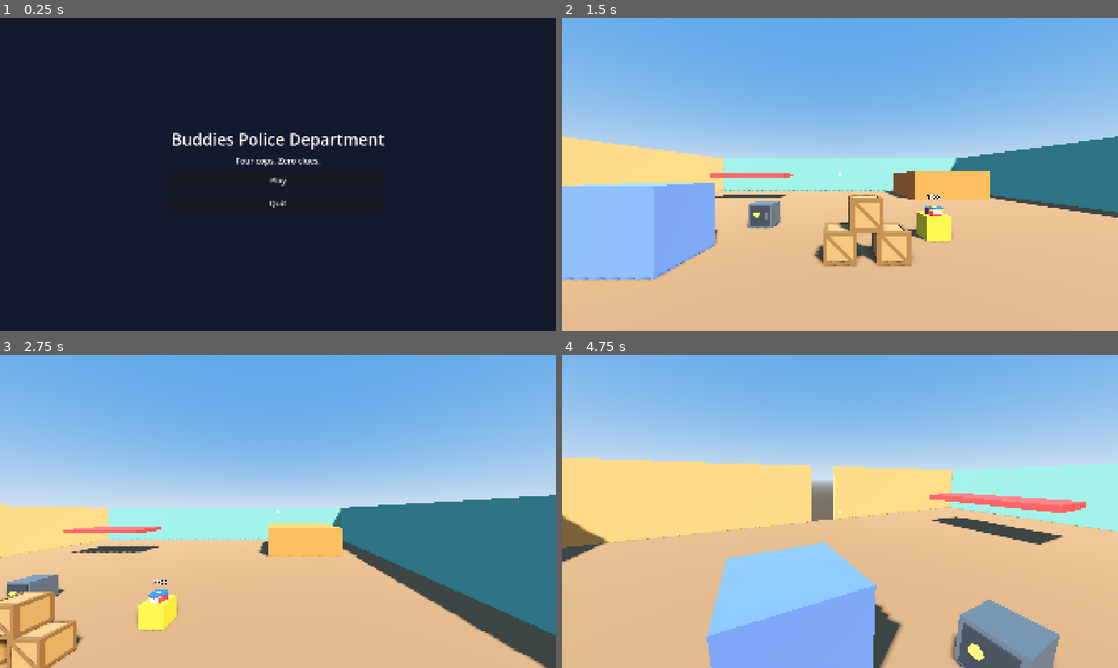
Above: before the commit, frames 1-4 (two rows, left to right).
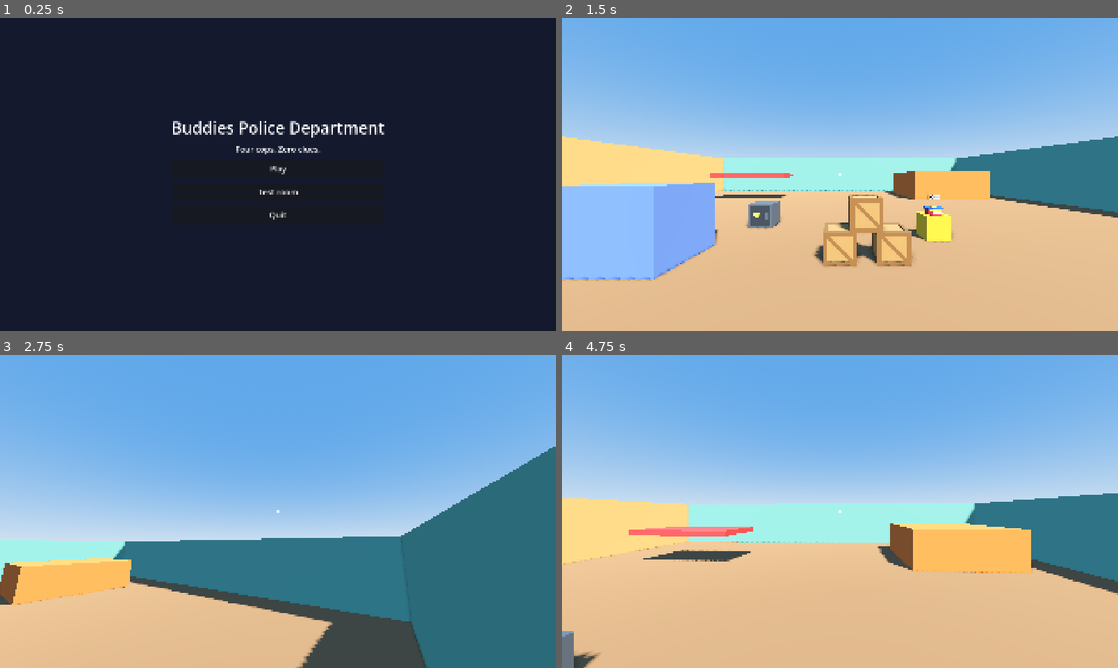
Above: after the commit, the same moments.

Repository: cristiangelini/BPD
Game: Godot game, scene res://scenes/ui/main_menu.tscn
The game is run twice, just before and just after one commit, with the same random seed, the same clock (stepped at 60 frames per second) and the same inputs.
Inputs (mouse positions are in pixels of both pictures, inside the frame that each line leads up to):
- Up to frame 1 (0.25 s): no input
- Up to frame 2 (1.5 s): click (840, 193) at 0.5 s, where only the run after the commit has a clickable "Test room"; click (840, 180) at 1.25 s, where only the run before the commit has a clickable "Play"
- Up to frame 3 (2.75 s): tap Enter at 2 s; move the mouse to (400, 495) at 2.02 s; hold D (move_right) from 2.03 s (still down); hold Shift (run) from 2.03 s (still down); click (400, 495) at 2.17 s; tap Space (jump) at 2.27 s; tap E (use) at 2.3 s
- Up to frame 4 (4.75 s): move the mouse to (812, 511) at 2.77 s; release D (move_right) at 2.78 s; release Shift (run) at 2.78 s; hold W (move_forward) from 2.78 s (still down); tap E (use) at 2.85, 3.8 s; tap Space (jump) at 3.02, 4.52 s; tap Shift (run) at 3.05, 4.55 s; move the mouse to (851, 505) at 3.52 s; hold Ctrl (crouch) 3.53-4.28 s; move the mouse to (834, 517) at 4.27 s; tap F (flashlight) at 4.35 s; click (834, 517) at 4.42 s

The runs differ from the first frame. In frame 1, 2.2% of the frame differs, in the area x 31-70%, y 32-65%; in frame 2, less than 0.1%; in frame 3, 49%; in frame 4, 57%, in the area x 0-100%, y 19-100%.

Commit message:
Add grandpa's house with seeded hiding spots
Co-Authored-By: Claude Opus 5.5 (1M context) <noreply@anthropic.com>
Claude-Session: https://claude.ai/code/session_01UXwRy4nCUmp8Zcg5tBLZhH

Diff:
--- /dev/null
+++ b/scenes/levels/grandpa_house.tscn
@@ -0,0 +1,47 @@
+[gd_scene load_steps=6 format=3]
+
+[ext_resource type="Script" path="res://scripts/levels/grandpa_house.gd" id="1"]
+[ext_resource type="PackedScene" path="res://scenes/player/cop.tscn" id="2"]
+
+[sub_resource type="ProceduralSkyMaterial" id="SkyMat"]
+sky_top_color = Color(0.32, 0.56, 0.9, 1)
+sky_horizon_color = Color(0.75, 0.85, 0.95, 1)
+ground_horizon_color = Color(0.75, 0.85, 0.95, 1)
+ground_bottom_color = Color(0.4, 0.37, 0.33, 1)
+
+[sub_resource type="Sky" id="Sky"]
+sky_material = SubResource("SkyMat")
+
+[sub_resource type="Environment" id="Env"]
+background_mode = 2
+sky = SubResource("Sky")
+ambient_light_source = 3
+ambient_light_sky_contribution = 0.6
+ambient_light_energy = 0.45
+tonemap_mode = 2
+tonemap_exposure = 0.85
+ssao_enabled = true
+ssao_radius = 1.2
+ssao_intensity = 1.6
+adjustments_enabled = true
+adjustments_saturation = 1.2
+
+[node name="GrandpaHouse" type="Node3D"]
+script = ExtResource("1")
+
+[node name="Environment" type="WorldEnvironment" parent="."]
+environment = SubResource("Env")
+
+[node name="Sun" type="DirectionalLight3D" parent="."]
+transform = Transform3D(0.866, -0.354, 0.354, 0, 0.707, 0.707, -0.5, -0.612, 0.612, 0, 8, 0)
+light_color = Color(1, 0.93, 0.82, 1)
+light_energy = 1.2
+shadow_enabled = true
+shadow_blur = 1.5
+
+[node name="Built" type="Node3D" parent="."]
+
+[node name="Evidence" type="Node3D" parent="."]
+
+[node name="Cop" parent="." instance=ExtResource("2")]
+transform = Transform3D(1, 0, 0, 0, 1, 0, 0, 0, 1, 0, 0.1, 9)
--- a/scenes/props/cookie_tin.tscn
+++ b/scenes/props/cookie_tin.tscn
@@ -22,7 +22,6 @@
 [node name="ValueLabel" type="Label3D" parent="."]
 transform = Transform3D(1, 0, 0, 0, 1, 0, 0, 0, 1, 0, 0.3, 0)
 billboard = 1
-no_depth_test = true
 pixel_size = 0.004
 outline_size = 8
 text = "1000"
--- a/scenes/ui/main_menu.tscn
+++ b/scenes/ui/main_menu.tscn
@@ -28,9 +28,9 @@
 anchor_right = 0.5
 anchor_bottom = 0.5
 offset_left = -300.0
-offset_top = -160.0
+offset_top = -200.0
 offset_right = 300.0
-offset_bottom = 160.0
+offset_bottom = 200.0
 grow_horizontal = 2
 grow_vertical = 2
 theme_override_constants/separation = 16
@@ -54,6 +54,13 @@
 theme_override_font_sizes/font_size = 28
 text = "MENU_PLAY"
 
+[node name="TestRoomButton" type="Button" parent="Box"]
+unique_name_in_owner = true
+custom_minimum_size = Vector2(0, 64)
+layout_mode = 2
+theme_override_font_sizes/font_size = 28
+text = "MENU_TEST_ROOM"
+
 [node name="QuitButton" type="Button" parent="Box"]
 unique_name_in_owner = true
 custom_minimum_size = Vector2(0, 64)
--- /dev/null
+++ b/scripts/case/hiding_draw.gd
@@ -0,0 +1,32 @@
+class_name HidingDraw
+extends RefCounted
+
+## Seeded draw of where each evidence hides and which pot keeps the door key
+## (docs/diseno/allanamiento.md, "La evidencia"; decision 19). The same seed gives the same draw on every player.
+
+
+## spot_fits_heavy[i]: hiding spot i can hold a heavy item. item_heavy[j]: item j is heavy.
+## Returns {"spots": one distinct spot index per item, "key_pot": a pot index}.
+static func draw(case_seed: int, spot_fits_heavy: Array, item_heavy: Array, pot_count: int) -> Dictionary:
+	var rng := RandomNumberGenerator.new()
+	rng.seed = case_seed
+	var order: Array = range(spot_fits_heavy.size())
+	for i in range(order.size() - 1, 0, -1):
+		var j := rng.randi_range(0, i)
+		var swap: int = order[i]
+		order[i] = order[j]
+		order[j] = swap
+	var spots := []
+	spots.resize(item_heavy.size())
+	var taken := {}
+	# Heavy items pick first, so they never run out of spots that fit them.
+	for heavy_pass: bool in [true, false]:
+		for j in item_heavy.size():
+			if item_heavy[j] != heavy_pass:
+				continue
+			for s: int in order:
+				if not taken.has(s) and (spot_fits_heavy[s] or not heavy_pass):
+					taken[s] = true
+					spots[j] = s
+					break
+	return {"spots": spots, "key_pot": rng.randi_range(0, pot_count - 1)}
--- a/scripts/core/game_scale.gd
+++ b/scripts/core/game_scale.gd
@@ -26,6 +26,13 @@
 # A fall higher than this knocks the cop out (meters)
 const KNOCKOUT_FALL := 4.0
 
+# Buildings (meters)
+const DOOR_WIDTH := 1.2
+const DOOR_HEIGHT := 2.1
+const FLOOR_HEIGHT := 2.7
+const STEP_HEIGHT := 0.18
+const STAIR_WIDTH := 1.0
+
 # Camera
 const FOV := 80.0
 const FOV_MIN := 70.0
--- /dev/null
+++ b/scripts/levels/grandpa_house.gd
@@ -0,0 +1,275 @@
+class_name GrandpaHouse
+extends Node3D
+
+## Case 1.1 "La casa del abuelo" (docs/diseno/allanamiento.md): a two floor house of 12 x 10 m with 8 rooms.
+## Downstairs: entrada (the hall), living, cocina, comedor and baño. Upstairs: two dormitorios and the altillo.
+## It is built from the data below when the scene loads, and the evidence goes to hiding spots drawn with the case seed.
+
+const WALL := 0.15
+const SLAB := 0.2
+const HALF_X := 6.0
+const HALF_Z := 5.0
+## The stairs climb north along the east side of the hall, from z = 0 to z = -3.75.
+const STAIR_X := 1.0
+const STAIR_RUN := 3.75
+## The upstairs hole over the stairs is wider than them, so a cop's head doesn't hit its edge.
+const HOLE_WEST := 0.2
+
+const FLOOR_WOOD := Color(0.66, 0.44, 0.28)
+const GRASS := Color(0.45, 0.72, 0.3)
+const OUTSIDE := Color(1.0, 0.84, 0.55)
+const INSIDE_DOWN := Color(0.62, 0.92, 0.84)
+const INSIDE_UP := Color(1.0, 0.74, 0.8)
+const ROOF := Color(0.86, 0.32, 0.26)
+const FURNITURE := Color(0.55, 0.36, 0.62)
+const WHITE := Color(0.92, 0.92, 0.88)
+const POT := Color(0.85, 0.45, 0.25)
+
+## [axis, fixed, from, to, level, door centers, color]. Axis "x" runs along x at z = fixed; "z" along z at x = fixed.
+const WALLS := [
+	["x", HALF_Z, -HALF_X, HALF_X, 0, [0.0], OUTSIDE],
+	["x", -HALF_Z, -HALF_X, HALF_X, 0, [], OUTSIDE],
+	["z", -HALF_X, -HALF_Z, HALF_Z, 0, [], OUTSIDE],
+	["z", HALF_X, -HALF_Z, HALF_Z, 0, [], OUTSIDE],
+	["z", -1.5, -HALF_Z, HALF_Z, 0, [2.5, -3.0], INSIDE_DOWN],
+	["z", 1.5, -HALF_Z, HALF_Z, 0, [3.0], INSIDE_DOWN],
+	["x", -1.0, -HALF_X, -1.5, 0, [], INSIDE_DOWN],
+	["x", 1.0, 1.5, HALF_X, 0, [4.0], INSIDE_DOWN],
+	["x", HALF_Z, -HALF_X, HALF_X, 1, [], OUTSIDE],
+	["x", -HALF_Z, -HALF_X, HALF_X, 1, [], OUTSIDE],
+	["z", -HALF_X, -HALF_Z, HALF_Z, 1, [], OUTSIDE],
+	["z", HALF_X, -HALF_Z, HALF_Z, 1, [], OUTSIDE],
+	["z", -1.5, -HALF_Z, HALF_Z, 1, [2.5, -2.0], INSIDE_UP],
+	["z", 1.5, -HALF_Z, HALF_Z, 1, [2.5], INSIDE_UP],
+	["x", 0.0, -HALF_X, -1.5, 1, [], INSIDE_UP],
+]
+
+## Ten hiding spots: where the evidence rests, and whether a heavy item (the 40 kg safe) fits there.
+const SPOTS := [
+	{"id": "under_sofa", "at": Vector3(-4.5, 0.0, 4.3), "heavy": false},
+	{"id": "behind_picture", "at": Vector3(-5.72, 1.025, 1.5), "heavy": false},
+	{"id": "in_oven", "at": Vector3(5.5, 0.05, -4.0), "heavy": false},
+	{"id": "in_cupboard", "at": Vector3(3.0, 1.025, -4.6), "heavy": false},
+	{"id": "under_table", "at": Vector3(3.8, 0.0, 3.0), "heavy": true},
+	{"id": "in_bathtub", "at": Vector3(-4.8, 0.05, -4.2), "heavy": true},
+	{"id": "under_stairs", "at": Vector3(1.0, 0.0, -3.3), "heavy": true},
+	{"id": "under_bed", "at": Vector3(-4.5, 2.7, 3.6), "heavy": false},
+	{"id": "in_attic", "at": Vector3(-4.6, 2.7, -3.6), "heavy": true},
+	{"id": "in_wardrobe", "at": Vector3(5.6, 2.75, -2.0), "heavy": true},
+]
+
+## The door key hides in one of these pots by the front door.
+const POTS := [Vector3(-2.5, 0.0, 5.8), Vector3(2.5, 0.0, 5.8), Vector3(4.5, 0.0, 6.6)]
+
+## Evidence placed this week: the main one (cookie tin) and the small safe. Album and figurine come later.
+const EVIDENCE := [
+	{"scene": preload("res://scenes/props/cookie_tin.tscn"), "heavy": false, "half_height": 0.085},
+	{"scene": preload("res://scenes/props/heavy_safe.tscn"), "heavy": true, "half_height": 0.3},
+]
+
+## 0 draws a new seed. Online, the host will send it to everyone.
+@export var case_seed := 0
+
+## Spot index of each placed evidence, in EVIDENCE order.
+var evidence_spots: Array = []
+var evidence: Array[Node3D] = []
+var key_pot := 0
+
+var _materials := {}
+@onready var _built: Node3D = $Built
+
+
+func _ready() -> void:
+	_build()
+	if case_seed == 0:
+		case_seed = randi() | 1
+	var spot_heavy := SPOTS.map(func(s: Dictionary) -> bool: return s.heavy)
+	var item_heavy := EVIDENCE.map(func(e: Dictionary) -> bool: return e.heavy)
+	var result := HidingDraw.draw(case_seed, spot_heavy, item_heavy, POTS.size())
+	evidence_spots = result.spots
+	key_pot = result.key_pot
+	for i in EVIDENCE.size():
+		var item: Node3D = EVIDENCE[i].scene.instantiate()
+		item.position = SPOTS[evidence_spots[i]].at + Vector3.UP * (EVIDENCE[i].half_height + 0.02)
+		$Evidence.add_child(item)
+		evidence.append(item)
+
+
+func _build() -> void:
+	var up := GameScale.FLOOR_HEIGHT
+	_box(Vector3(0, -0.1, 0), Vector3(40, 0.2, 40), GRASS)
+	_box(Vector3(0, 0.01, 0), Vector3(HALF_X * 2, 0.02, HALF_Z * 2), FLOOR_WOOD)
+	# Upstairs floor, with the hole over the stairs.
+	var hole_east := STAIR_X + GameScale.STAIR_WIDTH / 2
+	var hole_north := -STAIR_RUN
+	_slab(-HALF_X, HOLE_WEST, -HALF_Z, HALF_Z, up)
+	_slab(HOLE_WEST, HALF_X, 0.0, HALF_Z, up)
+	_slab(HOLE_WEST, HALF_X, -HALF_Z, hole_north, up)
+	_slab(hole_east, HALF_X, hole_north, 0.0, up)
+	_slab(-HALF_X, HALF_X, -HALF_Z, HALF_Z, up * 2)
+	# Gable roof, just for the look from outside.
+	var roof := PrismMesh.new()
+	roof.size = Vector3(HALF_X * 2 + 0.6, 2.2, HALF_Z * 2 + 0.6)
+	_mesh(roof, Vector3(0, up * 2 + 1.1, 0), ROOF)
+	for w: Array in WALLS:
+		_wall(w[0], w[1], w[2], w[3], w[4], w[5], w[6])
+	# Railing around the stair hole upstairs.
+	_box(Vector3(HOLE_WEST, up + 0.5, hole_north / 2), Vector3(0.08, 1.0, STAIR_RUN), WHITE)
+	_box(Vector3((HOLE_WEST + hole_east) / 2, up + 0.5, 0.0), Vector3(hole_east - HOLE_WEST, 1.0, 0.08), WHITE)
+	_stairs()
+	_furniture()
+	for p: Vector3 in POTS:
+		_box(p + Vector3(0, 0.2, 0), Vector3(0.4, 0.4, 0.4), POT)
+	_lights()
+
+
+## A ramp to walk on (a capsule can't climb 18 cm steps) under treads that are only for the look.
+func _stairs() -> void:
+	var rise := GameScale.FLOOR_HEIGHT
+	var steps := roundi(rise / GameScale.STEP_HEIGHT)
+	var depth := STAIR_RUN / steps
+	for i in steps:
+		var top := (i + 1) * GameScale.STEP_HEIGHT
+		_mesh_box(Vector3(STAIR_X, top - 0.03, -(i + 0.5) * depth), Vector3(GameScale.STAIR_WIDTH, 0.06, depth), WHITE)
+	var ramp := _body(Vector3(STAIR_X, rise / 2, -STAIR_RUN / 2))
+	ramp.rotation.x = atan2(rise, STAIR_RUN)
+	_shape(ramp, Vector3(GameScale.STAIR_WIDTH, 0.05, Vector2(STAIR_RUN, rise).length()))
+
+
+func _furniture() -> void:
+	var up := GameScale.FLOOR_HEIGHT
+	# Living: sofa on legs and a picture with a shelf behind it.
+	_legs(Vector3(-4.5, 0, 4.3), Vector2(2.2, 0.8), 0.3, FURNITURE)
+	_box(Vector3(-4.5, 0.45, 4.3), Vector3(2.2, 0.3, 0.8), FURNITURE)
+	_box(Vector3(-4.5, 0.85, 4.65), Vector3(2.2, 0.5, 0.15), FURNITURE)
+	_box(Vector3(-5.72, 1.0, 1.5), Vector3(0.4, 0.05, 0.6), FURNITURE)
+	_box(Vector3(-5.45, 1.35, 1.5), Vector3(0.05, 0.8, 0.9), Color(0.95, 0.75, 0.2))
+	# Cocina: oven open to the west, cupboard with a shelf and a counter.
+	_open_box(Vector3(5.5, 0, -4.0), Vector3(0.8, 0.9, 0.7), "-x", WHITE)
+	_open_box(Vector3(3.0, 0, -4.6), Vector3(1.2, 2.0, 0.6), "+z", FURNITURE)
+	_box(Vector3(3.0, 1.0, -4.6), Vector3(1.1, 0.05, 0.55), FURNITURE)
+	_box(Vector3(4.4, 0.45, -4.6), Vector3(1.2, 0.9, 0.6), WHITE)
+	# Comedor: table on legs.
+	_legs(Vector3(3.8, 0, 3.0), Vector2(2.0, 1.1), 0.72, FURNITURE)
+	_box(Vector3(3.8, 0.75, 3.0), Vector3(2.0, 0.06, 1.1), FURNITURE)
+	# Baño: bathtub and toilet.
+	_open_box(Vector3(-4.8, 0, -4.2), Vector3(1.7, 0.6, 0.8), "top", WHITE)
+	_box(Vector3(-2.3, 0.2, -4.5), Vector3(0.45, 0.4, 0.6), WHITE)
+	# Dormitorios: a bed in each, wardrobe in the east one.
+	_bed(Vector3(-4.5, up, 3.6))
+	_bed(Vector3(3.8, up, 3.4))
+	_open_box(Vector3(5.6, up, -2.0), Vector3(0.6, 2.0, 1.2), "-x", FURNITURE)
+	# Altillo: junk boxes.
+	_box(Vector3(-5.4, up + 0.3, -1.0), Vector3(0.8, 0.6, 0.8), Color(0.7, 0.55, 0.35))
+	_box(Vector3(-3.0, up + 0.4, -4.4), Vector3(1.0, 0.8, 0.8), Color(0.7, 0.55, 0.35))
+
+
+func _bed(foot_center: Vector3) -> void:
+	_legs(foot_center, Vector2(1.5, 2.1), 0.34, FURNITURE)
+	_box(foot_center + Vector3(0, 0.37, 0), Vector3(1.5, 0.06, 2.1), FURNITURE)
+	_box(foot_center + Vector3(0, 0.5, 0), Vector3(1.4, 0.2, 2.0), WHITE)
+	_box(foot_center + Vector3(0, 0.6, 1.05), Vector3(1.5, 1.2, 0.08), FURNITURE)
+
+
+func _lights() -> void:
+	var up := GameScale.FLOOR_HEIGHT
+	for at: Vector3 in [Vector3(0, 2.2, 2), Vector3(-3.7, 2.2, 2), Vector3(3.7, 2.2, -2), Vector3(3.7, 2.2, 3),
+			Vector3(-3.7, 2.2, -3), Vector3(-3.7, up + 2.2, 2.5), Vector3(-3.7, up + 2.2, -2.5), Vector3(3.7, up + 2.2, 0)]:
+		var light := OmniLight3D.new()
+		light.position = at
+		light.light_color = Color(1.0, 0.82, 0.6)
+		light.light_energy = 0.6
+		light.omni_range = 6.0
+		_built.add_child(light)
+
+
+func _wall(axis: String, fixed: float, from: float, to: float, level: int, doors: Array, color: Color) -> void:
+	var y0 := level * GameScale.FLOOR_HEIGHT
+	var height := GameScale.FLOOR_HEIGHT - SLAB
+	var start := from
+	for d: float in doors:
+		var a := d - GameScale.DOOR_WIDTH / 2
+		var b := d + GameScale.DOOR_WIDTH / 2
+		_wall_piece(axis, fixed, start, a, y0, height, color)
+		_wall_piece(axis, fixed, a, b, y0 + GameScale.DOOR_HEIGHT, height - GameScale.DOOR_HEIGHT, color)
+		start = b
+	_wall_piece(axis, fixed, start, to, y0, height, color)
+
+
+func _wall_piece(axis: String, fixed: float, a: float, b: float, y0: float, height: float, color: Color) -> void:
+	if b - a < 0.01 or height < 0.01:
+		return
+	var mid := (a + b) / 2
+	if axis == "x":
+		_box(Vector3(mid, y0 + height / 2, fixed), Vector3(b - a, height, WALL), color)
+	else:
+		_box(Vector3(fixed, y0 + height / 2, mid), Vector3(WALL, height, b - a), color)
+
+
+## A floor slab whose top is at y = top.
+func _slab(x0: float, x1: float, z0: float, z1: float, top: float) -> void:
+	_box(Vector3((x0 + x1) / 2, top - SLAB / 2, (z0 + z1) / 2), Vector3(x1 - x0, SLAB, z1 - z0), FLOOR_WOOD)
+
+
+## Four thin legs under a footprint, from the floor up to height.
+func _legs(center: Vector3, footprint: Vector2, height: float, color: Color) -> void:
+	for sx: float in [-1.0, 1.0]:
+		for sz: float in [-1.0, 1.0]:
+			var at := center + Vector3(sx * (footprint.x / 2 - 0.06), height / 2, sz * (footprint.y / 2 - 0.06))
+			_box(at, Vector3(0.08, height, 0.08), color)
+
+
+## A box open on one face ("top", "-x", "+x", "-z" or "+z"), standing on bottom_center.
+func _open_box(bottom_center: Vector3, size: Vector3, open: String, color: Color) -> void:
+	var t := 0.05
+	var center := bottom_center + Vector3(0, size.y / 2, 0)
+	var faces := {
+		"bottom": [Vector3(0, -size.y / 2 + t / 2, 0), Vector3(size.x, t, size.z)],
+		"top": [Vector3(0, size.y / 2 - t / 2, 0), Vector3(size.x, t, size.z)],
+		"-x": [Vector3(-size.x / 2 + t / 2, 0, 0), Vector3(t, size.y, size.z)],
+		"+x": [Vector3(size.x / 2 - t / 2, 0, 0), Vector3(t, size.y, size.z)],
+		"-z": [Vector3(0, 0, -size.z / 2 + t / 2), Vector3(size.x, size.y, t)],
+		"+z": [Vector3(0, 0, size.z / 2 - t / 2), Vector3(size.x, size.y, t)],
+	}
+	for face: String in faces:
+		if face != open:
+			_box(center + faces[face][0], faces[face][1], color)
+
+
+func _box(center: Vector3, size: Vector3, color: Color) -> void:
+	_shape(_body(center), size)
+	_mesh_box(center, size, color)
+
+
+func _body(at: Vector3) -> StaticBody3D:
+	var body := StaticBody3D.new()
+	body.position = at
+	_built.add_child(body)
+	return body
+
+
+func _shape(body: StaticBody3D, size: Vector3) -> void:
+	var shape := CollisionShape3D.new()
+	var box := BoxShape3D.new()
+	box.size = size
+	shape.shape = box
+	body.add_child(shape)
+
+
+func _mesh_box(center: Vector3, size: Vector3, color: Color) -> void:
+	var box := BoxMesh.new()
+	box.size = size
+	_mesh(box, center, color)
+
+
+func _mesh(mesh: Mesh, at: Vector3, color: Color) -> void:
+	if not _materials.has(color):
+		var material := StandardMaterial3D.new()
+		material.albedo_color = color
+		material.roughness = 0.9
+		_materials[color] = material
+	var instance := MeshInstance3D.new()
+	instance.mesh = mesh
+	instance.material_override = _materials[color]
+	instance.position = at
+	_built.add_child(instance)
--- a/scripts/ui/main_menu.gd
+++ b/scripts/ui/main_menu.gd
@@ -3,15 +3,18 @@
 
 ## Placeholder main menu. Every visible text goes through tr() keys in translations/texts.csv.
 
-const PLAY_SCENE := "res://scenes/levels/grey_room.tscn"
+const PLAY_SCENE := "res://scenes/levels/grandpa_house.tscn"
+const TEST_ROOM_SCENE := "res://scenes/levels/grey_room.tscn"
 
 @onready var _play_button: Button = %PlayButton
+@onready var _test_room_button: Button = %TestRoomButton
 @onready var _quit_button: Button = %QuitButton
 
 
 func _ready() -> void:
-	# Until the first case exists, Play opens the grey test room.
+	# Until the station and the patrol car exist, Play opens the grandpa's house directly.
 	_play_button.pressed.connect(_on_play_pressed)
+	_test_room_button.pressed.connect(_on_test_room_pressed)
 	_quit_button.pressed.connect(_on_quit_pressed)
 
 
@@ -19,5 +22,9 @@
 	get_tree().change_scene_to_file(PLAY_SCENE)
 
 
+func _on_test_room_pressed() -> void:
+	get_tree().change_scene_to_file(TEST_ROOM_SCENE)
+
+
 func _on_quit_pressed() -> void:
 	get_tree().quit()
--- /dev/null
+++ b/tests/unit/test_grandpa_house.gd
@@ -0,0 +1,72 @@
+extends GutTest
+
+## The grandpa's house and the seeded hiding spot draw (docs/diseno/allanamiento.md).
+
+const HOUSE_SCENE := preload("res://scenes/levels/grandpa_house.tscn")
+const TICK := 1.0 / 60.0
+
+
+func _house(case_seed: int) -> GrandpaHouse:
+	var house: GrandpaHouse = HOUSE_SCENE.instantiate()
+	house.case_seed = case_seed
+	house.get_node("Cop").input_enabled = false
+	add_child_autofree(house)
+	return house
+
+
+func test_same_seed_gives_the_same_draw() -> void:
+	var heavy := [false, false, true, true]
+	assert_eq(HidingDraw.draw(77, heavy, [false, true], 3), HidingDraw.draw(77, heavy, [false, true], 3))
+
+
+func test_draw_is_always_valid() -> void:
+	var spot_heavy: Array = GrandpaHouse.SPOTS.map(func(s: Dictionary) -> bool: return s.heavy)
+	var tin_spots := {}
+	for case_seed in range(1, 301):
+		var result := HidingDraw.draw(case_seed, spot_heavy, [false, true, false, false], 3)
+		var spots: Array = result.spots
+		assert_eq(spots.size(), 4)
+		assert_eq(_as_keys(spots).size(), spots.size(), "every item gets its own spot")
+		assert_true(spot_heavy[spots[1]], "the heavy item only goes where it fits")
+		assert_between(result.key_pot, 0, 2)
+		tin_spots[spots[0]] = true
+	assert_eq(tin_spots.size(), GrandpaHouse.SPOTS.size(), "over many cases the tin visits every spot")
+
+
+func _as_keys(values: Array) -> Dictionary:
+	var keys := {}
+	for v in values:
+		keys[v] = true
+	return keys
+
+
+func test_house_has_ten_spots_and_three_pots() -> void:
+	assert_eq(GrandpaHouse.SPOTS.size(), 10)
+	assert_eq(GrandpaHouse.POTS.size(), 3)
+
+
+func test_evidence_waits_at_its_drawn_spot() -> void:
+	var house := _house(1234)
+	await wait_physics_frames(30)
+	assert_eq(house.evidence.size(), 2)
+	for i in house.evidence.size():
+		var spot: Vector3 = GrandpaHouse.SPOTS[house.evidence_spots[i]].at
+		var item := house.evidence[i]
+		assert_lt(Vector2(item.global_position.x - spot.x, item.global_position.z - spot.z).length(), 0.1,
+			"%s stays at its spot" % item.name)
+		assert_gt(item.global_position.y, spot.y, "%s rests on its spot, not inside it" % item.name)
+	assert_true(house.evidence[0] is Evidence)
+	assert_eq((house.evidence[0] as Evidence).value, 1000.0, "the tin starts undamaged")
+
+
+func test_cop_walks_up_the_stairs() -> void:
+	var house := _house(5)
+	var cop: Cop = house.get_node("Cop")
+	cop.global_position = Vector3(GrandpaHouse.STAIR_X - 0.1, 0.1, 1.0)
+	for i in 20:
+		cop.step(TICK, Vector2.ZERO, false, false, false)
+		await wait_physics_frames(1)
+	for i in 150:
+		cop.step(TICK, Vector2(0, -1), false, false, false)
+		await wait_physics_frames(1)
+	assert_gt(cop.global_position.y, GameScale.FLOOR_HEIGHT - 0.1, "the cop reaches the upper floor")
--- a/tests/unit/test_main_menu.gd
+++ b/tests/unit/test_main_menu.gd
@@ -13,3 +13,7 @@
 	var menu: Control = add_child_autofree(MENU_SCENE.instantiate())
 	assert_false(menu.get_node("%PlayButton").disabled)
 	assert_true(ResourceLoader.exists(MainMenu.PLAY_SCENE), "the Play scene should exist")
+
+
+func test_test_room_points_to_an_existing_scene() -> void:
+	assert_true(ResourceLoader.exists(MainMenu.TEST_ROOM_SCENE), "the test room scene should exist")
--- a/translations/texts.csv
+++ b/translations/texts.csv
@@ -2,4 +2,5 @@
 MENU_TITLE,Buddies Police Department,Buddies Police Department,Buddies Police Department
 MENU_SUBTITLE,Cuatro policías. Cero ideas.,Four cops. Zero clues.,Quatro policiais. Zero ideias.
 MENU_PLAY,Jugar,Play,Jogar
+MENU_TEST_ROOM,Sala de pruebas,Test room,Sala de testes
 MENU_QUIT,Salir,Quit,Sair
Not shown, added: scripts/case/hiding_draw.gd.uid
Not shown, added: scripts/levels/grandpa_house.gd.uid
Not shown, added: tests/unit/test_grandpa_house.gd.uid
Not shown, changed: CHANGELOG.md
Not shown, changed: docs/diseno/allanamiento.md
